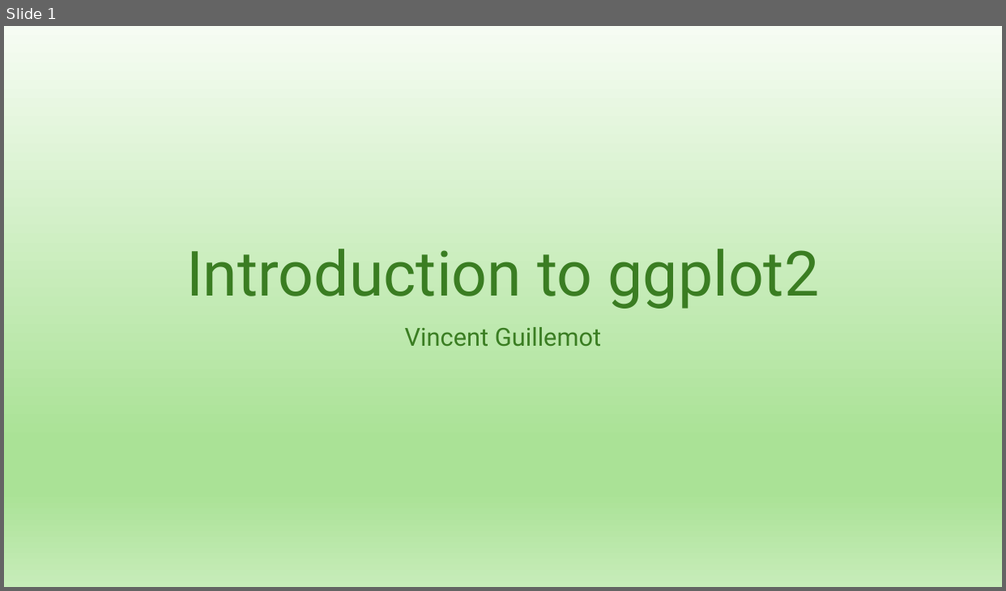
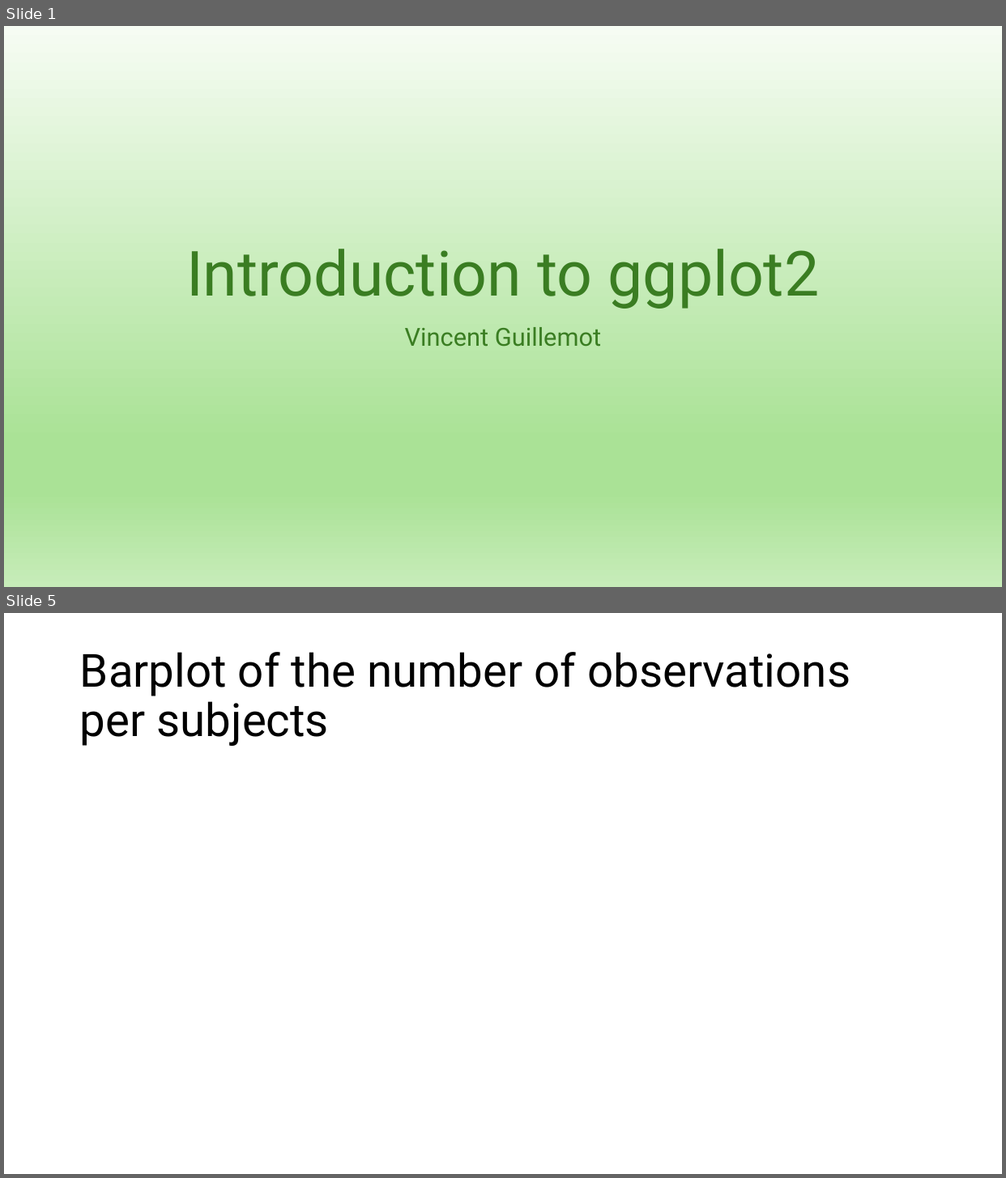
Before and after one commit to IFB-ElixirFr/EBIII_N2, a slide deck: 01R/03_ggplot2_intro.pptx. Shown one above the other, each under a label of ours: slide 1 before the commit, slides 1 and 5 after it; the slides between them are not shown. The pictures are 1006x591 and 1006x1178 pixels, drawn with LibreOffice and Linux fonts; fonts in the diff are those of the drawing. Boxes give left, top, right and bottom in pixels: in the first picture for what was removed or moved away, otherwise in the second. Text is boxed around its words. In the diff, an @@ line names an element or a change of style, - is before the commit and + after.

```diff
--- a/01R/03_ggplot2_intro.pptx
+++ b/01R/03_ggplot2_intro.pptx
@@ slide 5 added at <box>4,613,1002,1174</box>, background #FFFFFF @@
@@ title added at <box>80,652,850,746</box>, 44 pt, text #000000 @@
+Barplot of the number of observations per subjects
```
Also in this commit, not shown: 3 other slides added, 1 slide removed, 27 other files.
